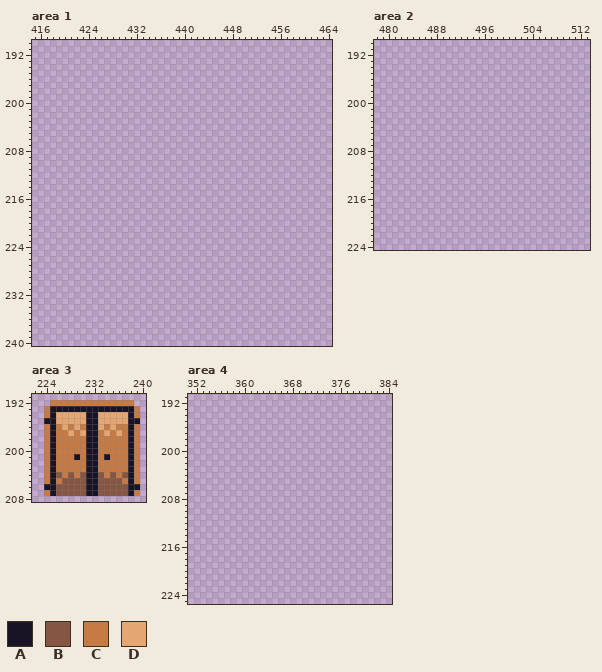
Pixel-art file: 2DGame_asset/tiles/Tiles.aseprite. Above is the file before it was changed.
768x576 pixels, 1 frame. Colours within 5 levels of each other are drawn and written as one. Shown: area 1: x 415..464, y 190..240; area 2: x 478..513, y 190..224; area 3: x 222..240, y 191..208; area 4: x 351..384, y 191..225. The commit also changed other parts of the picture, which this record leaves out.
Palette (. is transparent): A #181425  B #855742  C #c67a44  D #e4a672
Pixels before, area 1 (only the part around the change), first column x 415:
190 ..................................................
191 ..................................................
192 ..................................................
193 ..................................................
194 ..................................................
195 ..................................................
196 ..................................................
197 ..................................................
198 ..................................................
199 ..................................................
200 ..................................................
201 ..................................................
202 ..................................................
203 ..................................................
204 ..................................................
205 ..................................................
206 ..................................................
207 ..................................................
208 ..................................................
209 ..................................................
210 ..................................................
211 ..................................................
212 ..................................................
213 ..................................................
214 ..................................................
215 ..................................................
216 ..................................................
217 ..................................................
218 ..................................................
219 ..................................................
220 ..................................................
221 ..................................................
222 ..................................................
223 ..................................................
224 ..................................................
225 ..................................................
226 ..................................................
227 ..................................................
228 ..................................................
229 ..................................................
230 ..................................................
231 ..................................................
232 ..................................................
233 ..................................................
234 ..................................................
235 ..................................................
236 ..................................................
237 ..................................................
238 ..................................................
239 ..................................................
240 ..................................................
Pixels before, area 3, first column x 224:
192 .CCCCCCCCCCCCCC.
193 CAAAAAAAAAAAAAAC
194 CADDDDDAADDDDDAC
195 AADDDDDAADDDDDAA
196 CACDCDCAADCDCCAC
197 CACCDCDAACDCDCAC
198 CACCCCCAACCCCCAC
199 CACCCCCAACCCCCAC
200 CACCCCCAACCCCCAC
201 CACCCACAACACCCAC
202 CACCCCCAACCCCCAC
203 CACCCCCAACCCCCAC
204 CABCBCBAABCBCBAC
205 CACBBBBAABBBBCAC
206 AABBBBBAABBBBBAA
207 CABBBBBAABBBBBAC
New version:
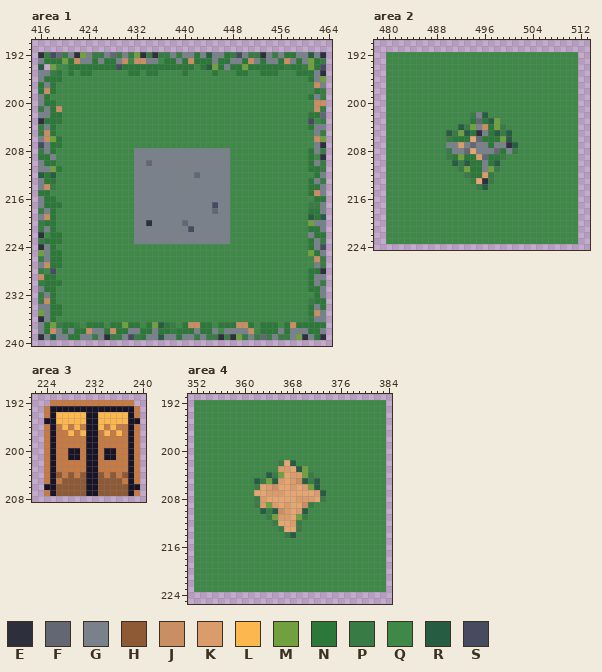
Colours new in this view: E #2e2f3c  F #636673  G #79818b  H #8e5a36  J #c98f63  K #db9c6b  L #fcb74e  M #71a03e  N #2c7839  P #397b44  Q #3e8948  R #265c42  S #474b5f
Change:
Changed rows in their new state; - is an unchanged pixel.
Area 1, layer "colors":
first column x 416:
192 EPSFPGEMGPPGFPGPMEPEPPGPGGNGRGGNPSGPPEGPGNNGGRGE
193 GNNNMNJGGNGNNGJQJJGGQNNGNJNNNGNNGGNJGNGGNJGNGMNP
194 R-MQQNNNNNNNNSNNNNNNNNNNNNQNRMNGNNMNNNNNNPNNPMNS
195 GGPNQNQNNQQQQQQNNQNNQQQQNQQQQNQQQNNQQNNNQQQNNNGE
196 GNNNQQQQQQQQQQQQQQQQQQQQQQQQQQQQQQQQQQQQQQQQQNGM
197 NGNQQQQQQQQQQQQQQQQQQQQQQQQQQQQQQQQQQQQQQQQQQQJG
198 NJNQQQQQQQQQQQQQQQQQQQQQQQQQQQQQQQQQQQQQQQQQQQNP
199 GNQQQQQQQQQQQQQQQQQQQQQQQQQQQQQQQQQQQQQQQQQQQNGP
200 GNNQQQQQQQQQQQQQQQQQQQQQQQQQQQQQQQQQQQQQQQQQQQJJ
201 PGNJQQQQQQQQQQQQQQQQQQQQQQQQQQQQQQQQQQQQQQQQQQJP
202 GGNNQQQQQQQQQQQQQQQQQQQQQQQQQQQQQQQQQQQQQQQQQNNF
203 ENNNQQQQQQQQQQQQQQQQQQQQQQQQQQQQQQQQQQQQQQQQQSQP
204 PGNQQQQQQQQQQQQQQQQQQQQQQQQQQQQQQQQQQQQQQQQQQNGG
205 PJNQQQQQQQQQQQQQQQQQQQQQQQQQQQQQQQQQQQQQQQQQQQGP
206 GJMNQQQQQQQQQQQQQQQQQQQQQQQQQQQQQQQQQQQQQQQQQQJM
207 SGNNQQQQQQQQQQQQQQQQQQQQQQQQQQQQQQQQQQQQQQQQQQGE
208 PGNQQQQQQQQQQQQQGGGGGGGGGGGGGGGGQQQQQQQQQQQQQNGP
209 NNGQQQQQQQQQQQQQGGGGGGGGGGGGGGGGQQQQQQQQQQQQQNQE
210 GNNQQQQQQQQQQQQQGGFGGGGGGGGGGGGGQQQQQQQQQQQQQNGP
211 GGMNQQQQQQQQQQQQGGGGGGGGGGGGGGGGQQQQQQQQQQQQQNNP
212 RNRQQQQQQQQQQQQQGGGGGGGGGGFGGGGGQQQQQQQQQQQQQQNG
213 GNNQQQQQQQQQQQQQGGGGGGGGGGGGGGGGQQQQQQQQQQQQQNGP
214 GJPQQQQQQQQQQQQQGGGGGGGGGGGGGGGGQQQQQQQQQQQQQNNG
215 NNQQQQQQQQQQQQQQGGGGGGGGGGGGGGGGQQQQQQQQQQQQQNJG
216 GNNQQQQQQQQQQQQQGGGGGGGGGGGGGGGGQQQQQQQQQQQQQQNN
217 GNNNQQQQQQQQQQQQGGGGGGGGGGGGGSGGQQQQQQQQQQQQQPPG
218 PGNQQQQQQQQQQQQQGGGGGGGGGGGGGFGGQQQQQQQQQQQQQNNG
219 GJNQQQQQQQQQQQQQGGGGGGGGGGGGGGGGQQQQQQQQQQQQQRNR
220 PNNQQQQQQQQQQQQQGGEGGGGGFGGGGGGGQQQQQQQQQQQQQMGG
221 PGNQQQQQQQQQQQQQGGGGGGGGGSGGGGGGQQQQQQQQQQQQQNNG
222 EQNNQQQQQQQQQQQQGGGGGGGGGGGGGGGGQQQQQQQQQQQQQGNN
223 PNNNQQQQQQQQQQQQGGGGGGGGGGGGGGGGQQQQQQQQQQQQQNGP
224 EGNQQQQQQQQQQQQQQQQQQQQQQQQQQQQQQQQQQQQQQQQQQNGS
225 MGNNQQQQQQQQQQQQQQQQQQQQQQQQQQQQQQQQQQQQQQQQQMNG
226 PGNNQQQQQQQQQQQQQQQQQQQQQQQQQQQQQQQQQQQQQQQQQQJP
227 GJNNQQQQQQQQQQQQQQQQQQQQQQQQQQQQQQQQQQQQQQQQQQGP
228 PQSQQQQQQQQQQQQQQQQQQQQQQQQQQQQQQQQQQQQQQQQQQNNE
229 JNNQQQQQQQQQQQQQQQQQQQQQQQQQQQQQQQQQQQQQQQQQQNGG
230 PNNNQQQQQQQQQQQQQQQQQQQQQQQQQQQQQQQQQQQQQQQQQNGP
231 GNNQQQQQQQQQQQQQQQQQQQQQQQQQQQQQQQQQQQQQQQQQQNNG
232 PGNQQQQQQQQQQQQQQQQQQQQQQQQQQQQQQQQQQQQQQQQQQQNG
233 PJNQQQQQQQQQQQQQQQQQQQQQQQQQQQQQQQQQQQQQQQQQQPNN
234 GGNNQQQQQQQQQQQQQQQQQQQQQQQQQQQQQQQQQQQQQQQQQNGN
235 MGNNQQQQQQQQQQQQQQQQQQQQQQQQQQQQQQQQQQQQQQQQQNJG
236 EGNQQQQQQQQQQQQQQQQQQQQQQQQQQQQQQQQQQQQQQQQQQPGG
237 GNMPNNPQNNNQNNMNNQNMRNPQNJJNNQNNNJJNQNNNQNJNNNNN
238 GNJGNGNNJGGNJNNGGNNGNNPNNNGNNGQGGGGJQNNNGNGGGNNG
239 EGRGGNNGGPGEPPGSPNGGRGGNGGPGPPEPEMPGPFPGPPGMEGNE
Area 2, layer "colors":
first column x 480:
192 QQQQQQQQQQQQQQQQQQQQQQQQQQQQQQQQ
193 QQQQQQQQQQQQQQQQQQQQQQQQQQQQQQQQ
194 QQQQQQQQQQQQQQQQQQQQQQQQQQQQQQQQ
195 QQQQQQQQQQQQQQQQQQQQQQQQQQQQQQQQ
196 QQQQQQQQQQQQQQQQQQQQQQQQQQQQQQQQ
197 QQQQQQQQQQQQQQQQQQQQQQQQQQQQQQQQ
198 QQQQQQQQQQQQQQQQQQQQQQQQQQQQQQQQ
199 QQQQQQQQQQQQQQQQQQQQQQQQQQQQQQQQ
200 QQQQQQQQQQQQQQQQQQQQQQQQQQQQQQQQ
201 QQQQQQQQQQQQQQQQQQQQQQQQQQQQQQQQ
202 QQQQQQQQQQQQQQPGRQQQQQQQQQQQQQQQ
203 QQQQQQQQQQQQQQNFNRMQQQQQQQQQQQQQ
204 QQQQQQQQQQQQRPMGJNMPQQQQQQQQQQQQ
205 QQQQQQQQQQRPMRNEGNRPRQQQQQQQQQQQ
206 QQQQQQQQQQPNNNDFNNNMRQQQQQQQQQQQ
207 QQQQQQQQQQGGKGFGGNGGERQQQQQQQQQQ
208 QQQQQQQQQQPGGFDGGGFNGPQQQQQQQQQQ
209 QQQQQQQQQQPNMNNKFNNPQQQQQQQQQQQQ
210 QQQQQQQQQQQRPRNNGNRQQQQQQQQQQQQQ
211 QQQQQQQQQQQQPMNNGMPQQQQQQQQQQQQQ
212 QQQQQQQQQQQQQPNNKPQQQQQQQQQQQQQQ
213 QQQQQQQQQQQQQQPDEPQQQQQQQQQQQQQQ
214 QQQQQQQQQQQQQQQPRQQQQQQQQQQQQQQQ
215 QQQQQQQQQQQQQQQQQQQQQQQQQQQQQQQQ
216 QQQQQQQQQQQQQQQQQQQQQQQQQQQQQQQQ
217 QQQQQQQQQQQQQQQQQQQQQQQQQQQQQQQQ
218 QQQQQQQQQQQQQQQQQQQQQQQQQQQQQQQQ
219 QQQQQQQQQQQQQQQQQQQQQQQQQQQQQQQQ
220 QQQQQQQQQQQQQQQQQQQQQQQQQQQQQQQQ
221 QQQQQQQQQQQQQQQQQQQQQQQQQQQQQQQQ
222 QQQQQQQQQQQQQQQQQQQQQQQQQQQQQQQQ
223 QQQQQQQQQQQQQQQQQQQQQQQQQQQQQQQQ
Area 3, layer "colors":
first column x 226:
194 LLLLL--LLLLL
195 LLLLL--LLLLL
196 -L-L---L-L--
197 --L-L---L-L-
200 --AA----AA--
201 --A------A--
204 H-H-H--H-H-H
205 -HHHH--HHHH-
206 HHHHH--HHHHH
207 HHHHH--HHHHH
Area 4, layer "colors":
first column x 352:
192 QQQQQQQQQQQQQQQQQQQQQQQQQQQQQQQQ
193 QQQQQQQQQQQQQQQQQQQQQQQQQQQQQQQQ
194 QQQQQQQQQQQQQQQQQQQQQQQQQQQQQQQQ
195 QQQQQQQQQQQQQQQQQQQQQQQQQQQQQQQQ
196 QQQQQQQQQQQQQQQQQQQQQQQQQQQQQQQQ
197 QQQQQQQQQQQQQQQQQQQQQQQQQQQQQQQQ
198 QQQQQQQQQQQQQQQQQQQQQQQQQQQQQQQQ
199 QQQQQQQQQQQQQQQQQQQQQQQQQQQQQQQQ
200 QQQQQQQQQQQQQQQQQQQQQQQQQQQQQQQQ
201 QQQQQQQQQQQQQQQQQQQQQQQQQQQQQQQQ
202 QQQQQQQQQQQQQQPDRQQQQQQQQQQQQQQQ
203 QQQQQQQQQQQQQQKKDRMQQQQQQQQQQQQQ
204 QQQQQQQQQQQQRPMDKKMPQQQQQQQQQQQQ
205 QQQQQQQQQQRPMRKDKJRPRQQQQQQQQQQQ
206 QQQQQQQQQQPDKJDDKDKMRQQQQQQQQQQQ
207 QQQQQQQQQQDDKKKDDDDDKRQQQQQQQQQQ
208 QQQQQQQQQQPKDDDDDKKKDPQQQQQQQQQQ
209 QQQQQQQQQQPKMKDKDDJPQQQQQQQQQQQQ
210 QQQQQQQQQQQRPRJKDKRQQQQQQQQQQQQQ
211 QQQQQQQQQQQQPMKKDMPQQQQQQQQQQQQQ
212 QQQQQQQQQQQQQPDDKPQQQQQQQQQQQQQQ
213 QQQQQQQQQQQQQQPDDPQQQQQQQQQQQQQQ
214 QQQQQQQQQQQQQQQPRQQQQQQQQQQQQQQQ
215 QQQQQQQQQQQQQQQQQQQQQQQQQQQQQQQQ
216 QQQQQQQQQQQQQQQQQQQQQQQQQQQQQQQQ
217 QQQQQQQQQQQQQQQQQQQQQQQQQQQQQQQQ
218 QQQQQQQQQQQQQQQQQQQQQQQQQQQQQQQQ
219 QQQQQQQQQQQQQQQQQQQQQQQQQQQQQQQQ
220 QQQQQQQQQQQQQQQQQQQQQQQQQQQQQQQQ
221 QQQQQQQQQQQQQQQQQQQQQQQQQQQQQQQQ
222 QQQQQQQQQQQQQQQQQQQQQQQQQQQQQQQQ
223 QQQQQQQQQQQQQQQQQQQQQQQQQQQQQQQQ
